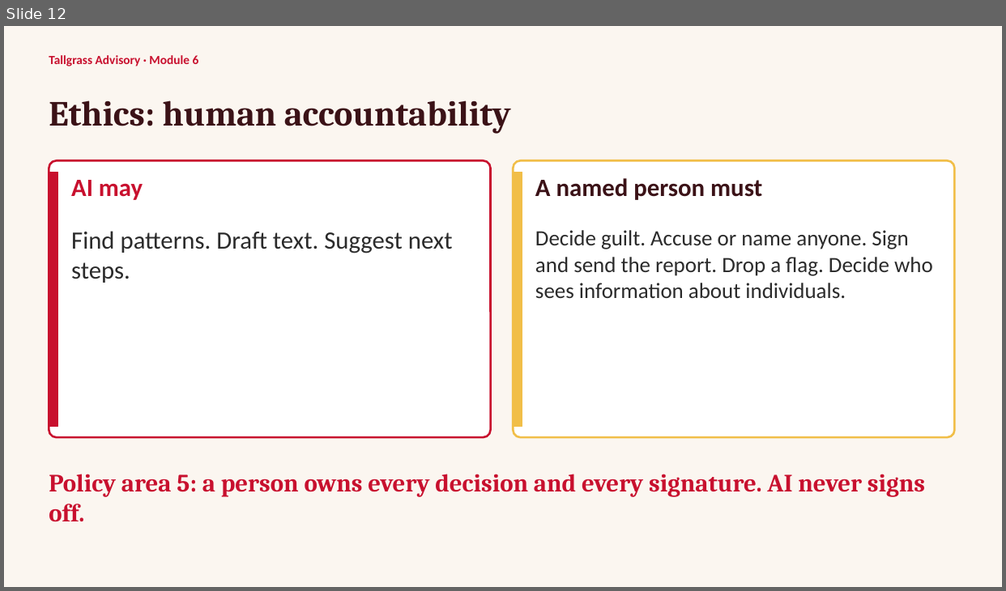
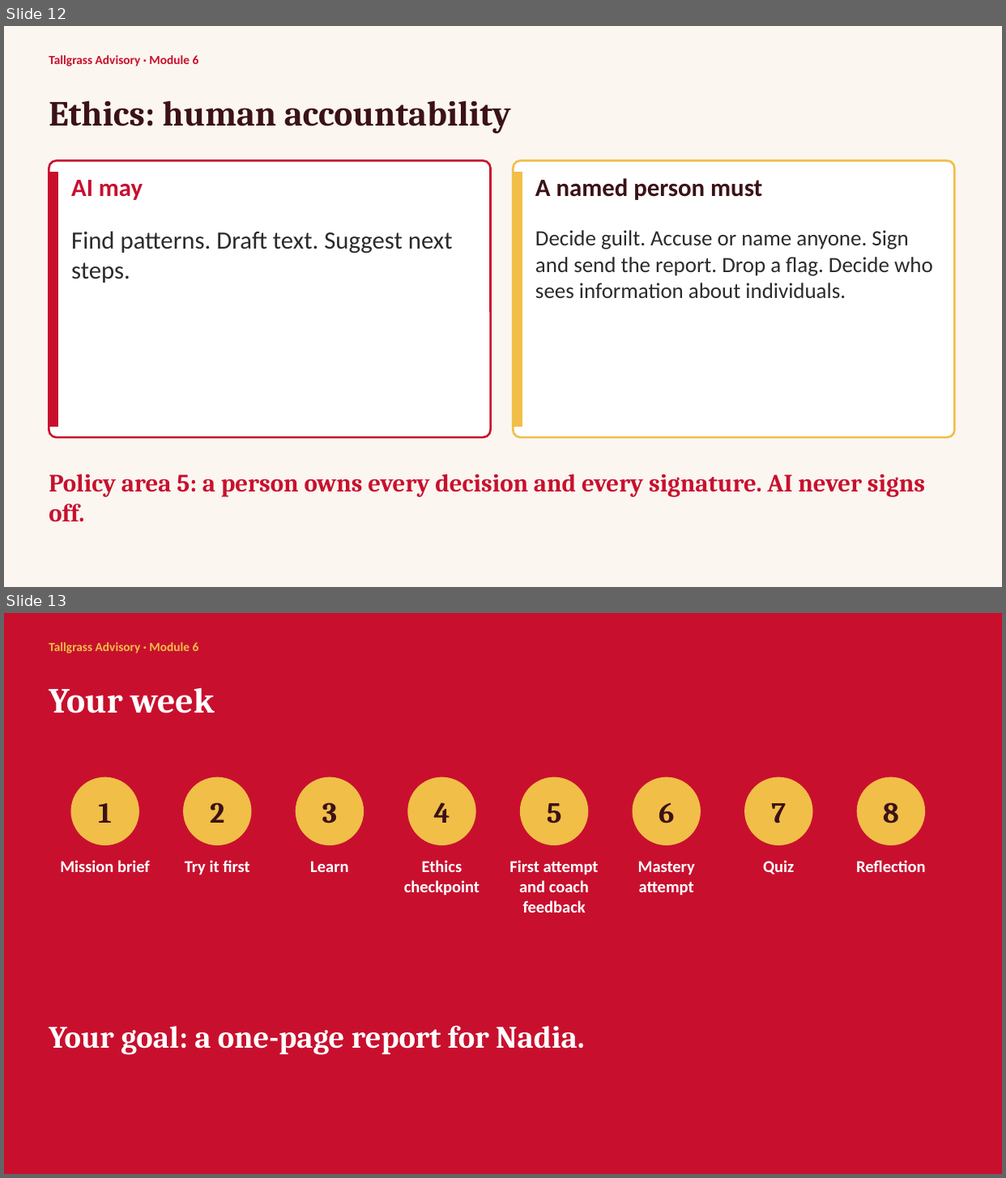
Before and after one commit to bradtrinkle/acct4420-course, a slide deck: downloads/module-6-slides.pptx. Shown one above the other, each under a label of ours: slide 12 before the commit, slides 12 and 13 after it. The pictures are 1006x591 and 1006x1178 pixels, drawn with LibreOffice and Linux fonts; fonts in the diff are those of the drawing. Boxes give left, top, right and bottom in pixels: in the first picture for what was removed or moved away, otherwise in the second. Text is boxed around its words. In the diff, an @@ line names an element or a change of style, - is before the commit and + after.

```diff
--- a/downloads/module-6-slides.pptx
+++ b/downloads/module-6-slides.pptx
@@ slide 13 added at <box>4,613,1002,1174</box>, background #C8102E @@
@@ text added at <box>49,642,199,653</box>, 12 pt, text #F1BE48, bold @@
+Tallgrass Advisory · Module 6
@@ text added at <box>49,688,214,713</box>, 34 pt, text #FFFFFF, bold @@
+Your week
@@ ellipse added at <box>71,777,138,845</box>, fill #F1BE48, outline #F1BE48 1 pt @@
@@ ellipse added at <box>184,777,251,845</box>, fill #F1BE48, outline #F1BE48 1 pt @@
@@ ellipse added at <box>296,777,364,845</box>, fill #F1BE48, outline #F1BE48 1 pt @@
@@ ellipse added at <box>408,777,475,845</box>, fill #F1BE48, outline #F1BE48 1 pt @@
@@ ellipse added at <box>521,777,588,845</box>, fill #F1BE48, outline #F1BE48 1 pt @@
@@ ellipse added at <box>633,777,701,845</box>, fill #F1BE48, outline #F1BE48 1 pt @@
@@ ellipse added at <box>745,777,812,845</box>, fill #F1BE48, outline #F1BE48 1 pt @@
@@ ellipse added at <box>858,777,925,845</box>, fill #F1BE48, outline #F1BE48 1 pt @@
@@ text added at <box>98,803,111,823</box>, 28 pt, text #3B1217, bold @@
+1
@@ text added at <box>210,803,224,823</box>, 28 pt, text #3B1217, bold @@
+2
@@ text added at <box>322,803,337,824</box>, 28 pt, text #3B1217, bold @@
+3
@@ text added at <box>434,803,450,823</box>, 28 pt, text #3B1217, bold @@
+4
@@ text added at <box>547,803,562,824</box>, 28 pt, text #3B1217, bold @@
+5
@@ text added at <box>658,803,674,824</box>, 28 pt, text #3B1217, bold @@
+6
@@ text added at <box>771,803,786,823</box>, 28 pt, text #3B1217, bold @@
+7
@@ text added at <box>883,803,899,824</box>, 28 pt, text #3B1217, bold @@
+8
@@ text added at <box>60,860,150,872</box>, 16 pt, text #FFFFFF, bold @@
+Mission brief
@@ text added at <box>185,860,249,875</box>, 16 pt, text #FFFFFF, bold @@
+Try it first
@@ text added at <box>310,861,348,872</box>, 16 pt, text #FFFFFF, bold @@
+Learn
@@ text added at <box>404,860,479,896</box>, 16 pt, text #FFFFFF, bold @@
+Ethics checkpoint
@@ text added at <box>509,860,599,913</box>, 16 pt, text #FFFFFF, bold @@
+First attempt and coach feedback
@@ text added at <box>638,861,695,896</box>, 16 pt, text #FFFFFF, bold @@
+Mastery attempt
@@ text added at <box>763,860,794,875</box>, 16 pt, text #FFFFFF, bold @@
+Quiz
@@ text added at <box>856,860,926,872</box>, 16 pt, text #FFFFFF, bold @@
+Reflection
@@ text added at <box>49,1025,584,1055</box>, 30 pt, text #FFFFFF, bold @@
+Your goal: a one-page report for Nadia.
```
Also in this commit, not shown: 1 slide removed, 29 other files.
